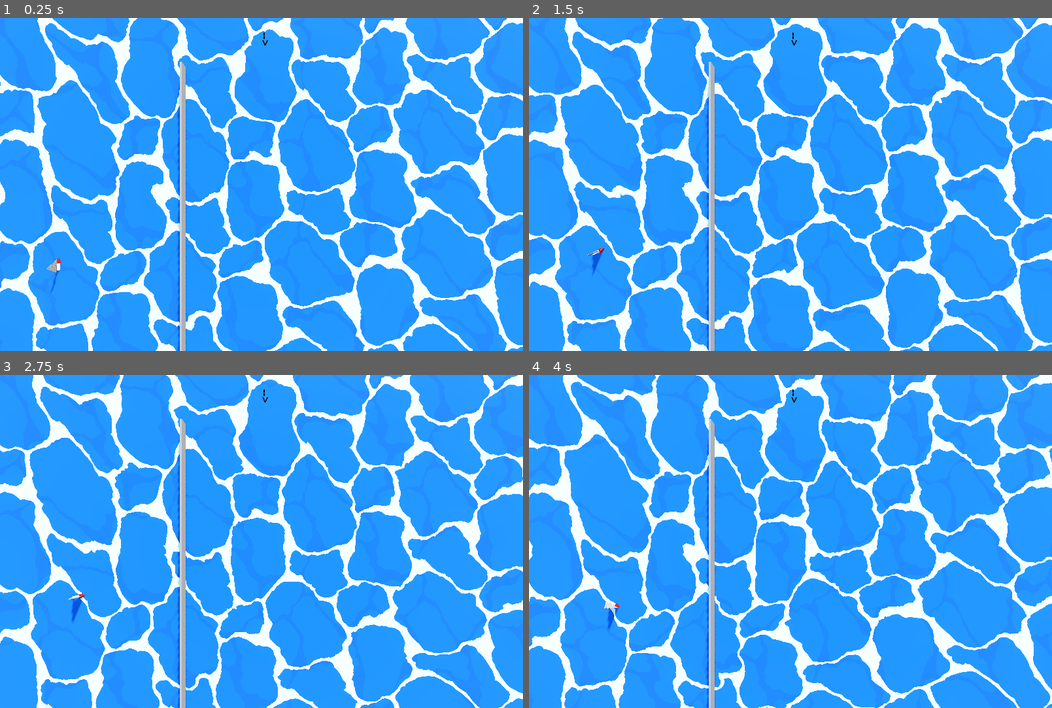
Above: before the commit, frames 1-4 (two rows, left to right).
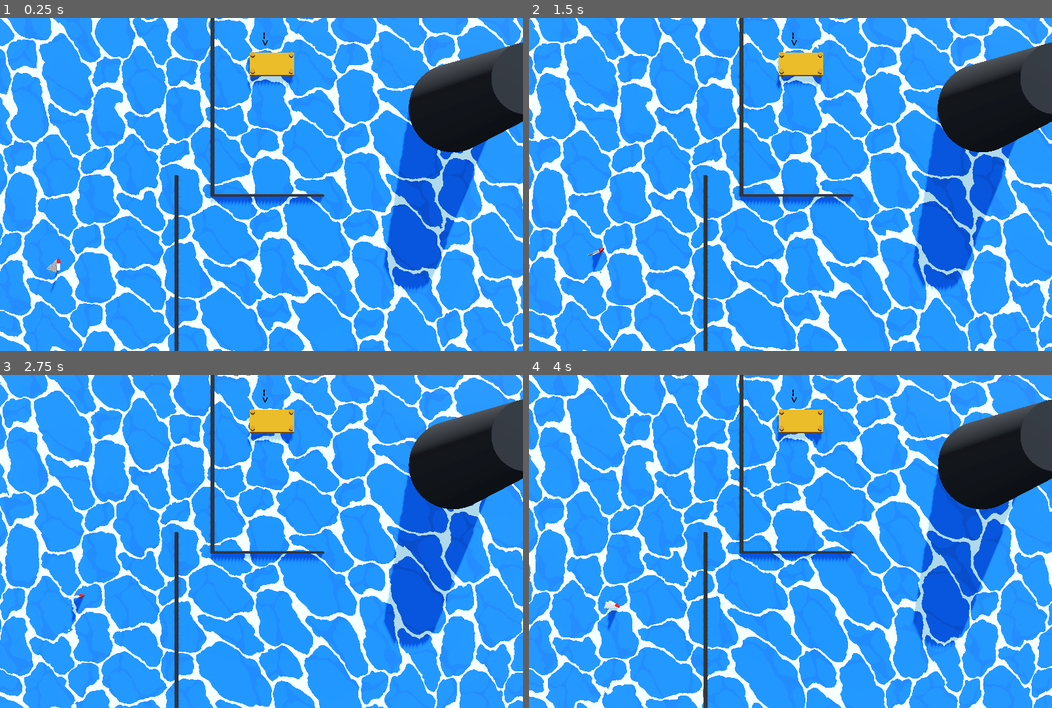
Above: after the commit, the same moments.

Repository: Blubtastic/sailing_simulator
Game: Godot game, scene res://Main.tscn
The game is run twice, just before and just after one commit, with the same random seed, the same clock (stepped at 60 frames per second) and the same inputs.
Inputs:
- Up to frame 1 (0.25 s): no input
- Up to frame 2 (1.5 s): hold Right (ui_right) 0.53-1.28 s; hold Left (ui_left) from 1.28 s (still down)
- Up to frame 3 (2.75 s): release Left (ui_left) at 2.03 s; hold Right (ui_right) from 2.03 s (still down)
- Up to frame 4 (4 s): release Right (ui_right) at 3.53 s; hold Left (ui_left) from 3.53 s (still down)

The runs differ from the first frame. In frame 1, 38% of the frame differs, in the area x 0-100%, y 0-100%; in frame 2, 38%; in frame 3, 38%; in frame 4, 38%.

Commit message:
feat: simple level with mountains

Diff:
--- a/Main.tscn
+++ b/Main.tscn
@@ -70,8 +70,41 @@
 left_to_right = 0.0
 size = Vector3(2.3, 4.75, 0.1)
 
+[sub_resource type="StandardMaterial3D" id="StandardMaterial3D_jr6k2"]
+albedo_color = Color(0.11, 0.11, 0.11, 1)
+
 [sub_resource type="BoxMesh" id="BoxMesh_x36fr"]
+material = SubResource("StandardMaterial3D_jr6k2")
 size = Vector3(1, 5, 140)
+
+[sub_resource type="BoxMesh" id="BoxMesh_hqwm8"]
+material = SubResource("StandardMaterial3D_jr6k2")
+size = Vector3(1, 5, 50)
+
+[sub_resource type="StandardMaterial3D" id="StandardMaterial3D_kobvs"]
+albedo_color = Color(0.11, 0.11, 0.11, 1)
+
+[sub_resource type="CylinderMesh" id="CylinderMesh_gvufa"]
+material = SubResource("StandardMaterial3D_kobvs")
+top_radius = 0.4
+bottom_radius = 0.7
+height = 1.0
+
+[sub_resource type="StandardMaterial3D" id="StandardMaterial3D_owjnx"]
+albedo_color = Color(0.74, 0.493333, 0, 1)
+
+[sub_resource type="BoxMesh" id="BoxMesh_id0lq"]
+material = SubResource("StandardMaterial3D_owjnx")
+size = Vector3(20, 1, 10)
+
+[sub_resource type="StandardMaterial3D" id="StandardMaterial3D_y4oke"]
+albedo_color = Color(0.68, 0.430667, 0, 1)
+
+[sub_resource type="CylinderMesh" id="CylinderMesh_iftn8"]
+material = SubResource("StandardMaterial3D_y4oke")
+top_radius = 1.0
+bottom_radius = 1.0
+height = 4.0
 
 [node name="Root" type="Node3D"]
 
@@ -142,11 +175,58 @@
 theme_override_font_sizes/font_size = 48
 text = "-->"
 
+[node name="Ocean" parent="." instance=ExtResource("2_c3qin")]
+transform = Transform3D(1, 0, 0, 0, 1, 0, 0, 0, 1, 94.1799, 0.2, 0)
+
 [node name="Wall" type="Node3D" parent="."]
+transform = Transform3D(1, 0, 0, 0, 1, 0, 0, 0, 1, 54.552, 0, 28.5215)
+metadata/_edit_group_ = true
 
 [node name="MeshInstance3D" type="MeshInstance3D" parent="Wall"]
-transform = Transform3D(1, 0, 0, 0, 1, 0, 0, 0, 1, 57.87, 2.5, -20.9924)
 mesh = SubResource("BoxMesh_x36fr")
 
-[node name="Ocean" parent="." instance=ExtResource("2_c3qin")]
-transform = Transform3D(1, 0, 0, 0, 1, 0, 0, 0, 1, 70, 0.2, 0)
+[node name="MeshInstance3D2" type="MeshInstance3D" parent="Wall"]
+transform = Transform3D(1, 0, 0, 0, 1, 0, 0, 0, 1, 16.3856, 0, -130.253)
+mesh = SubResource("BoxMesh_x36fr")
+
+[node name="Wall3" type="Node3D" parent="."]
+transform = Transform3D(-4.37114e-08, 0, -1, 0, 1, 0, 1, 0, -4.37114e-08, 141.396, 0, -32.2778)
+metadata/_edit_group_ = true
+
+[node name="MeshInstance3D" type="MeshInstance3D" parent="Wall3"]
+transform = Transform3D(1, 0, 0, 0, 1, 0, 0, 0, 1, 3.8147e-06, 0, 44.9222)
+mesh = SubResource("BoxMesh_hqwm8")
+
+[node name="Mountain" type="StaticBody3D" parent="."]
+transform = Transform3D(30, 0, 0, 0, 30, 0, 0, 0, 30, 164.756, 13, -56.2458)
+metadata/_edit_group_ = true
+
+[node name="MeshInstance3D" type="MeshInstance3D" parent="Mountain"]
+transform = Transform3D(1, 0, 0, 0, 1, 0, 0, 0, 1, 0.559719, 0, -0.542465)
+mesh = SubResource("CylinderMesh_gvufa")
+skeleton = NodePath("../..")
+
+[node name="CollisionShape3D" type="CollisionShape3D" parent="Mountain"]
+
+[node name="Goal" type="StaticBody3D" parent="."]
+transform = Transform3D(1, 0, 0, 0, 1, 0, 0, 0, 1, 97.8943, 1.46357, -91.5385)
+
+[node name="MeshInstance3D" type="MeshInstance3D" parent="Goal"]
+transform = Transform3D(1, 0, 0, 0, 1, 0, 0, 0, 1, 0, 0.614679, 0)
+mesh = SubResource("BoxMesh_id0lq")
+
+[node name="MeshInstance3D2" type="MeshInstance3D" parent="Goal"]
+transform = Transform3D(1, 0, 0, 0, 1, 0, 0, 0, 1, 8.61792, 0.176058, 3.72601)
+mesh = SubResource("CylinderMesh_iftn8")
+
+[node name="MeshInstance3D3" type="MeshInstance3D" parent="Goal"]
+transform = Transform3D(1, 0, 0, 0, 1, 0, 0, 0, 1, -8.57523, 0.176058, 3.72601)
+mesh = SubResource("CylinderMesh_iftn8")
+
+[node name="MeshInstance3D4" type="MeshInstance3D" parent="Goal"]
+transform = Transform3D(1, 0, 0, 0, 1, 0, 0, 0, 1, 8.61792, 0.176058, -3.66106)
+mesh = SubResource("CylinderMesh_iftn8")
+
+[node name="MeshInstance3D5" type="MeshInstance3D" parent="Goal"]
+transform = Transform3D(1, 0, 0, 0, 1, 0, 0, 0, 1, -8.57523, 0.176058, -3.66106)
+mesh = SubResource("CylinderMesh_iftn8")
--- a/Ocean.tscn
+++ b/Ocean.tscn
@@ -9,7 +9,7 @@
 shader_parameter/WATER2_COL = Color(0.04, 0.35, 0.78, 1)
 shader_parameter/FOAM_COL = Color(0.8125, 0.9609, 0.9648, 1)
 shader_parameter/distortion_speed = 2.0
-shader_parameter/tile = Vector2(20, 20)
+shader_parameter/tile = Vector2(30, 30)
 shader_parameter/height = 2.0
 shader_parameter/wave_size = Vector2(2, 2)
 shader_parameter/wave_speed = 1.5
Not shown: 1 places in Main.tscn that only renumber resources
Not shown, changed: .DS_Store
